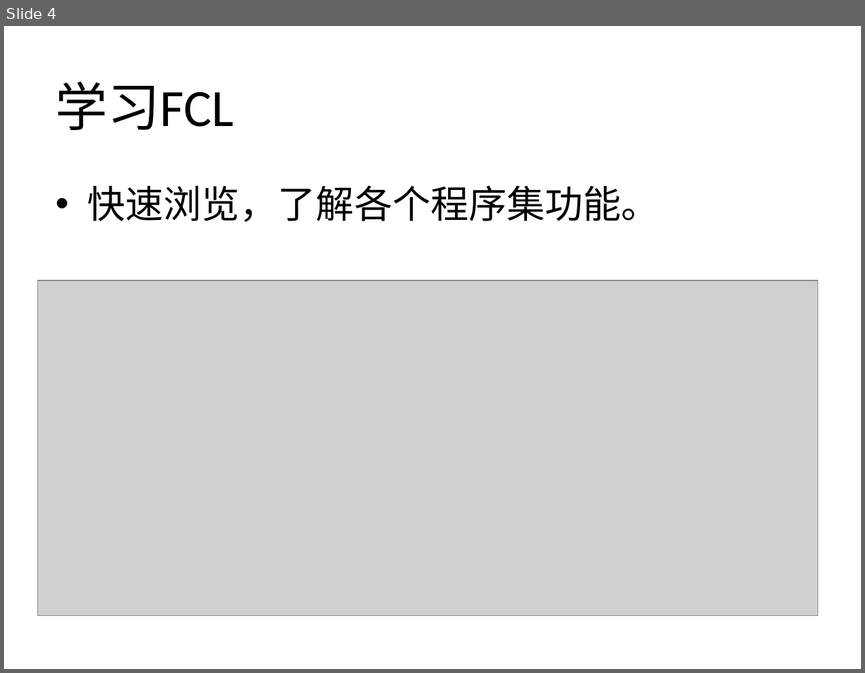
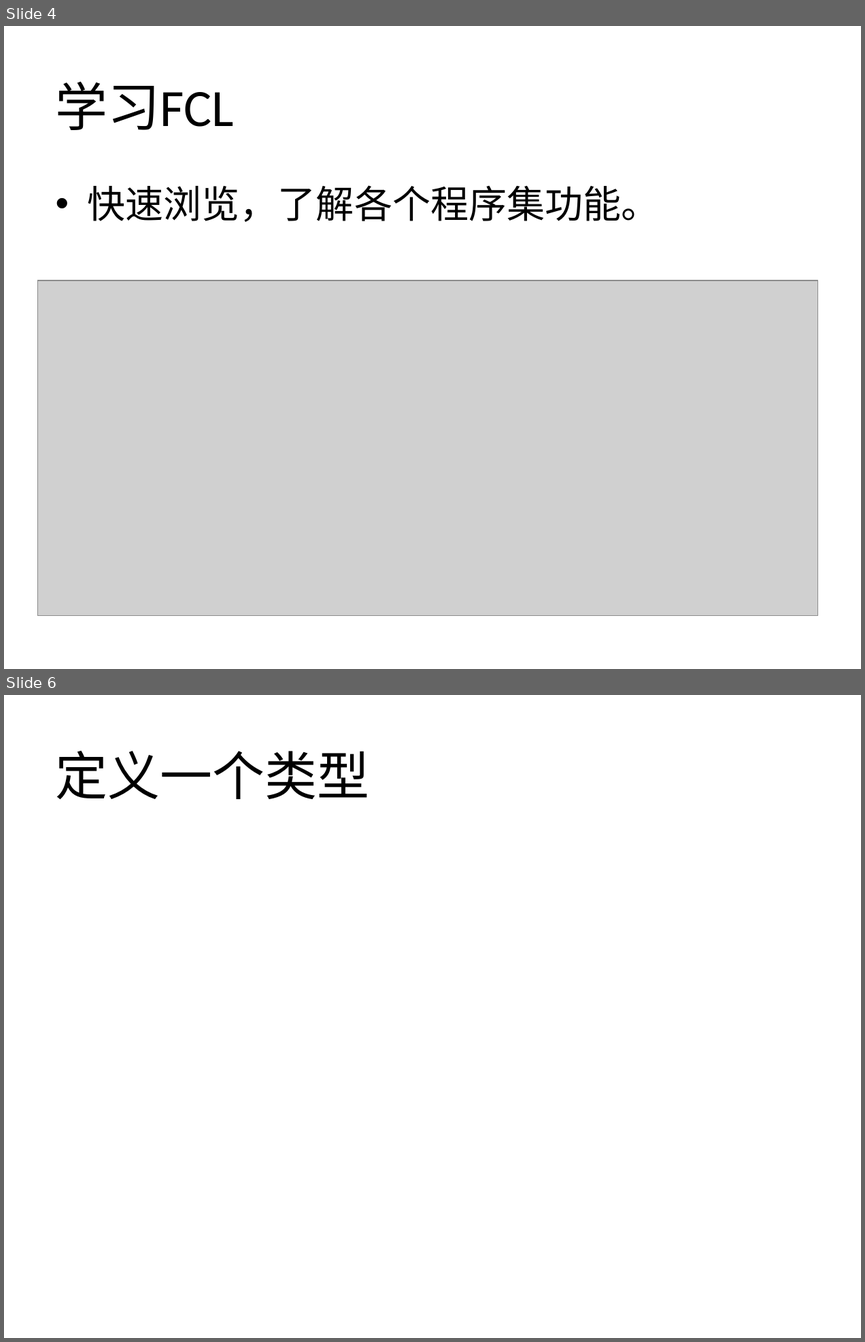
Before and after one commit to hmlb81/Training, a slide deck: C#Basic/C#编程基础.pptx. Shown one above the other, each under a label of ours: slide 4 before the commit, slides 4 and 6 after it; the slides between them are not shown. The pictures are 865x673 and 865x1342 pixels, drawn with LibreOffice and Linux fonts; fonts in the diff are those of the drawing; grey boxes stand for pictures. Boxes give left, top, right and bottom in pixels: in the first picture for what was removed or moved away, otherwise in the second. Text is boxed around its words. In the diff, an @@ line names an element or a change of style, - is before the commit and + after.

```diff
--- a/C#Basic/C#编程基础.pptx
+++ b/C#Basic/C#编程基础.pptx
@@ slide 6 added at <box>4,695,861,1338</box>, background #FFFFFF @@
@@ title added at <box>56,751,370,799</box>, 44 pt, text #000000 @@
+定义一个类型
```
Also in this commit, not shown: 10 other slides added.
